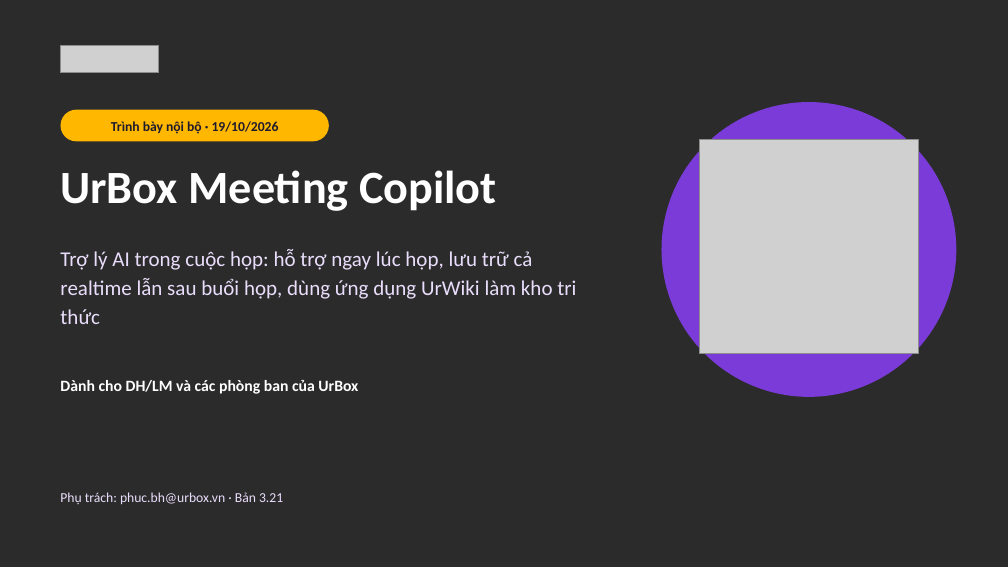
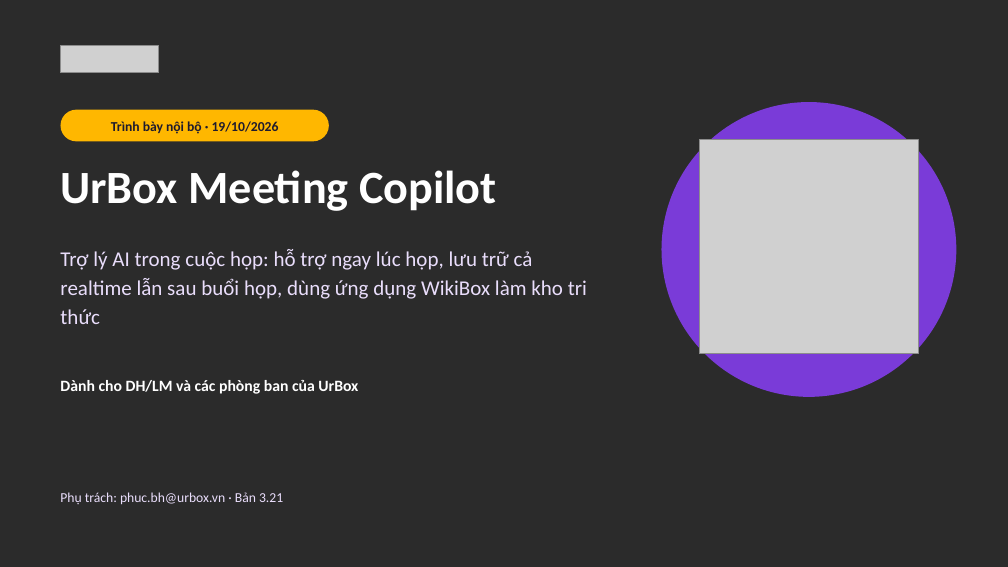
Before and after one commit to phucbh-hue/metting-assistant, a slide deck: slide 1 of docs/pitch/UrBox Meeting Copilot - Trinh bay 19.10.2026.pptx. Drawn at 1008x567 pixels with LibreOffice and Linux fonts; fonts in the diff are those of the drawing; grey boxes stand for pictures; background and template pictures are left out; a plain dark background stands for a picture behind light text. Boxes give left, top, right and bottom in pixels: in the first picture for what was removed or moved away, otherwise in the second. Text is boxed around its words. In the diff, an @@ line names an element or a change of style, - is before the commit and + after.

```diff
--- a/docs/pitch/UrBox Meeting Copilot - Trinh bay 19.10.2026.pptx
+++ b/docs/pitch/UrBox Meeting Copilot - Trinh bay 19.10.2026.pptx
@@ text at (60, 249, 587, 324): text changed @@
-Trợ lý AI trong cuộc họp: hỗ trợ ngay lúc họp, lưu trữ cả realtime lẫn sau buổi họp, dùng ứng dụng UrWiki làm kho tri thức
+Trợ lý AI trong cuộc họp: hỗ trợ ngay lúc họp, lưu trữ cả realtime lẫn sau buổi họp, dùng ứng dụng WikiBox làm kho tri thức
```
Also in this commit, not shown: 8 other slides changed, 8 other files.
